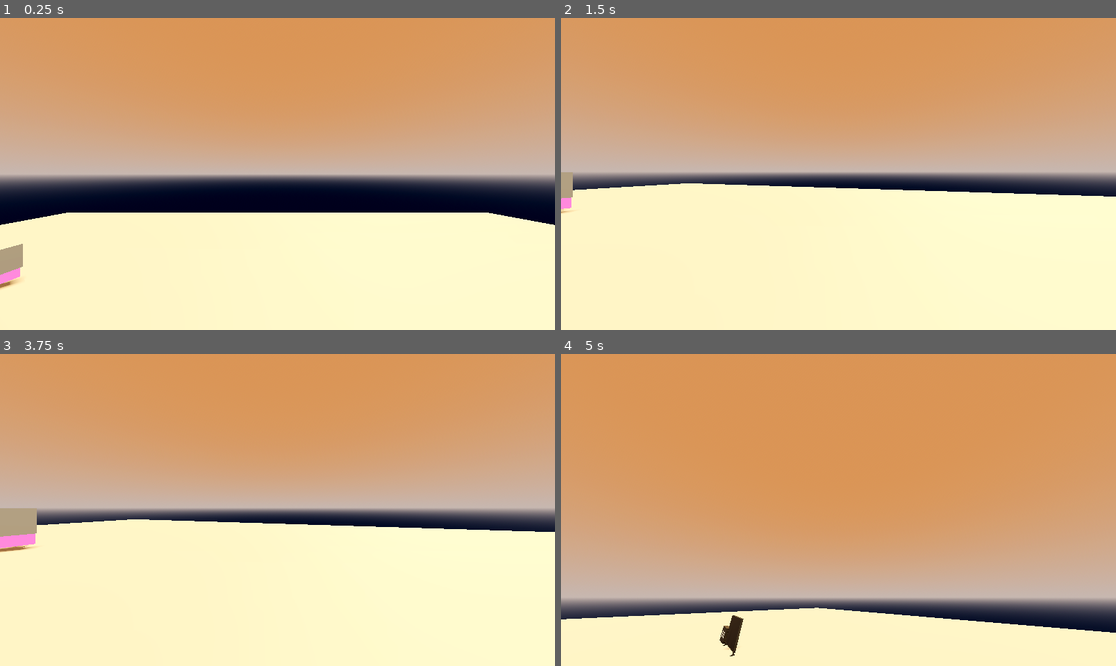
Above: before the commit, frames 1-4 (two rows, left to right).
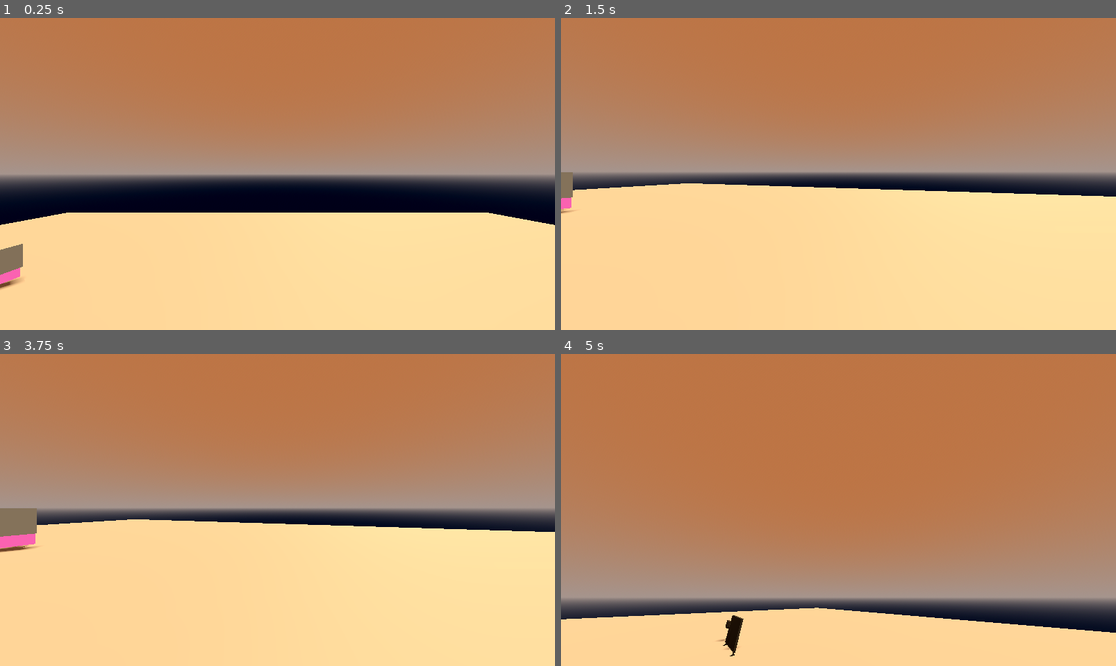
Above: after the commit, the same moments.

Repository: Slippery-Marker/TMTV_SJ2025
Game: Godot game, scene res://Scenes/Levels/test.tscn
The game is run twice, just before and just after one commit, with the same random seed, the same clock (stepped at 60 frames per second) and the same inputs. The project has no main scene, so this scene is started directly.
Inputs (mouse positions are in pixels of both pictures, inside the frame that each line leads up to):
- Up to frame 1 (0.25 s): no input
- Up to frame 2 (1.5 s): move the mouse to (866, 174) at 0.52 s; hold W (mforward) from 0.53 s (still down); tap F (int1) at 0.6 s; tap Space (jump) at 0.77 s; move the mouse to (810, 174) at 1.27 s; tap Tab (act4) at 1.35 s
- Up to frame 3 (3.75 s): tap Space (jump) at 1.52, 2.75, 3.02 s; tap F (int1) at 1.55, 2.1, 2.85 s; tap Enter at 2, 3.5 s; move the mouse to (333, 441) at 2.02 s; release W (mforward) at 2.03 s; hold D (mrightward) 2.03-2.78 s; move the mouse to (249, 572) at 2.77 s; hold W (mforward) 2.78-3.53 s; move the mouse to (444, 556) at 3.52 s; hold A (mleftward) from 3.53 s (still down); hold Tab (act4) from 3.53 s (still down)
- Up to frame 4 (5 s): tap Space (jump) at 3.77, 4.52 s; tap F (int1) at 3.8, 4.35 s; move the mouse to (794, 506) at 4.27 s; release A (mleftward) at 4.28 s; release Tab (act4) at 4.28 s; hold W (mforward) from 4.28 s (still down)

The runs differ from the first frame. In frame 1, 89% of the frame differs, in the area x 0-100%, y 0-100%; in frame 2, 96%; in frame 3, 96%; in frame 4, 95%.

Commit message:
the tv totally does not rotate when tape is inserted :trollface:

Diff:
--- a/Scenes/Levels/test.tscn
+++ b/Scenes/Levels/test.tscn
@@ -1,6 +1,5 @@
-[gd_scene load_steps=9 format=3 uid="uid://dnjra2ol5vbe8"]
+[gd_scene load_steps=8 format=3 uid="uid://dnjra2ol5vbe8"]
 
-[ext_resource type="Script" uid="uid://i3y07yc7nimg" path="res://programs/object_brain.gd" id="1_1m5gc"]
 [ext_resource type="PackedScene" uid="uid://xgxdbavmpxxa" path="res://scenes/PB/Player.tscn" id="1_cmgem"]
 [ext_resource type="PackedScene" uid="uid://b4v785wd24pnv" path="res://scenes/PB/tape.tscn" id="3_8kuwg"]
 [ext_resource type="PackedScene" uid="uid://dsl43yp2l26ui" path="res://scenes/PB/tv.tscn" id="4_oteci"]
@@ -17,7 +16,6 @@
 [sub_resource type="Environment" id="Environment_q1p36"]
 background_mode = 2
 sky = SubResource("Sky_4te2q")
-tonemap_mode = 2
 glow_enabled = true
 
 [sub_resource type="StandardMaterial3D" id="StandardMaterial3D_cmgem"]
@@ -48,7 +46,6 @@
 material_override = SubResource("StandardMaterial3D_cmgem")
 use_collision = true
 collision_mask = 0
-script = ExtResource("1_1m5gc")
 
 [node name="CSGBox3D2" type="CSGBox3D" parent="."]
 transform = Transform3D(0.21, 0, 0, 0, 1, 0, 0, 0, 1, -11.185597, 1.1136947, -12.8467865)
@@ -58,4 +55,5 @@
 transform = Transform3D(1, 0, 0, 0, 1, 0, 0, 0, 1, -6.7637153, 0.049999714, 3.253337)
 
 [node name="tape" parent="." instance=ExtResource("3_8kuwg")]
-transform = Transform3D(1, 0, 0, 0, 1, 0, 0, 0, 1, -6.7887588, 0.33000022, 5.0165367)
+transform = Transform3D(0.5, 0, 0, 0, 0.5, 0, 0, 0, 0.5, -6.7887588, 0.722154, 5.0165367)
+animator = 1
--- /dev/null
+++ b/programs/object_animation.gd
@@ -0,0 +1,2 @@
+class_name object_animation
+extends RefCounted
--- a/programs/object_brain.gd
+++ b/programs/object_brain.gd
@@ -1,11 +1,30 @@
 class_name object_brain
 extends Node3D
 enum behaviour{tape=0,tv=1,key=2,locked_door=3}
+enum animation{door=0,item=1,toggle=2,none=3}
 @export var behavior:behaviour=behaviour.tape
+@export var animator:animation=animation.none
+@export var rotation_speed:float=0.5
+@export var bob_height:float=0.1
+@export var bob_speed:float=0.5
+var _initial_y:float=0
+var _static_initial_y:float=0
 static var _inv:inventory_manager=inventory_manager.new()
 #NOTE: the problem with this ready function is it makes a new one for all of the functions instantiated from the called class, so yeah inventory no worky if put in _ready().
-#func _ready()->void:
+func _ready()->void:
+	_initial_y=global_transform.origin.y
 #	_inv=inventory_manager.new()
+func _process(delta: float) -> void:
+	match  animator:
+		0:
+			pass
+		1:
+			rotate_y(delta * rotation_speed * TAU)
+			var time = Time.get_ticks_usec() / 1000000.0
+			var vertical_offset = sin(time * bob_speed * TAU) * bob_height
+			var new_position = global_transform.origin
+			new_position.y = _initial_y + vertical_offset
+			global_transform.origin = new_position
 func interact() -> void:
 	# Logic is now based on the new 'behavior' enum
 	match behavior:
@@ -19,8 +38,11 @@
 			if _inv.get_tape()!=0:
 				_inv.use_tape()
 				print("(tapes remaining: ",_inv.get_tape(),")")
+				animator=1
 			else:
 				printerr("INSUFFICIENT TAPES!")
+				animator=3
+				reset_visual_state()
 		2:
 			print("Running KEY interaction logic.")
 			_inv.collect_key()
@@ -31,5 +53,12 @@
 				queue_free()
 			else:
 				printerr("INSUFFICIENT KEYS!")
+func reset_visual_state() -> void:
+	# Resets rotation to the value stored in _initial_rotation_y
+	rotation = Vector3(rotation.x, _static_initial_y, rotation.z)
+	# Resets bobbing position to the initial Y
+	var current_position = global_transform.origin
+	current_position.y = _initial_y
+	global_transform.origin = current_position
 func get_behavior():
 	return behavior
--- a/scenes/PB/tape.tscn
+++ b/scenes/PB/tape.tscn
@@ -4,7 +4,9 @@
 [ext_resource type="Script" uid="uid://i3y07yc7nimg" path="res://programs/object_brain.gd" id="2_qbj4d"]
 
 [node name="tape" instance=ExtResource("1_e7mg4")]
+transform = Transform3D(0.5, 0, 0, 0, 0.5, 0, 0, 0, 0.5, 0, 0, 0)
 script = ExtResource("2_qbj4d")
 
 [node name="collision" parent="." index="1"]
-collision_layer = 3
+transform = Transform3D(0.162, 0, 0, 0, 0.4, 0, 0, 0, 0.714, 0, 0, 0)
+collision_layer = 2
Not shown, added: programs/object_animation.gd.uid
